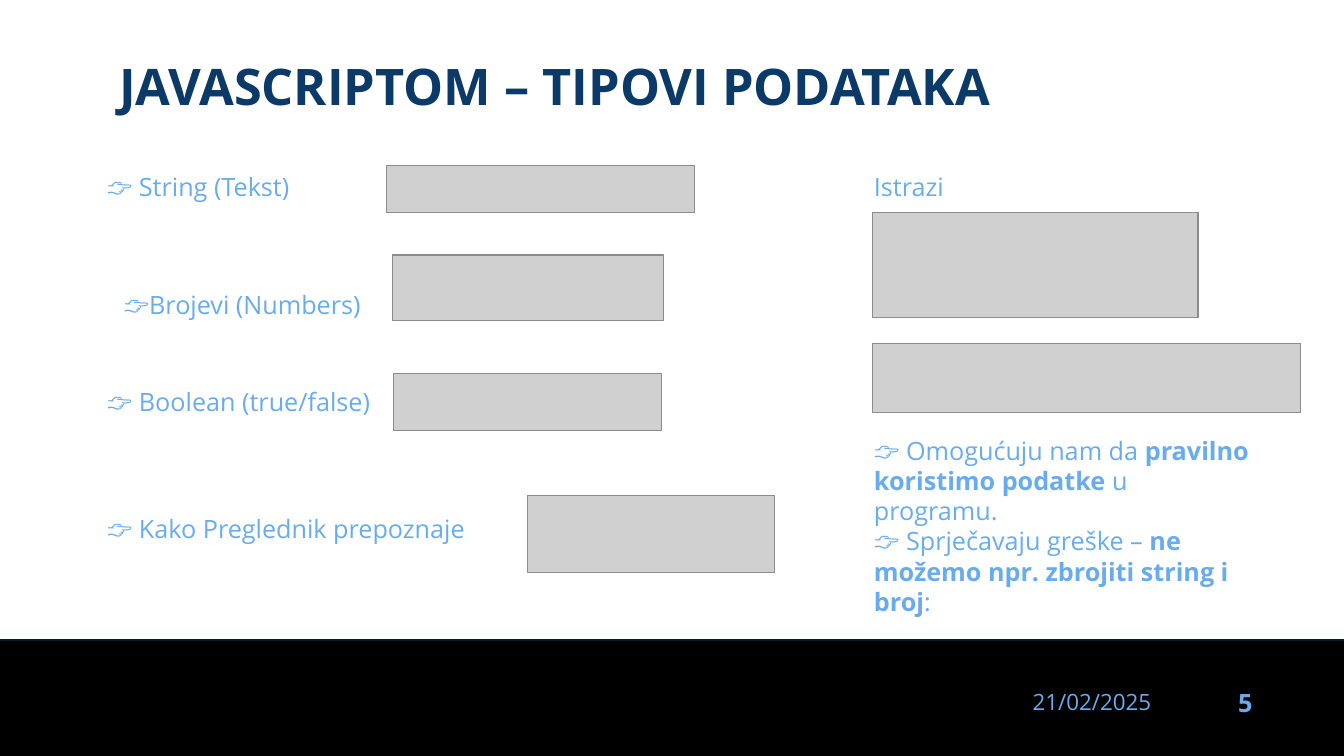
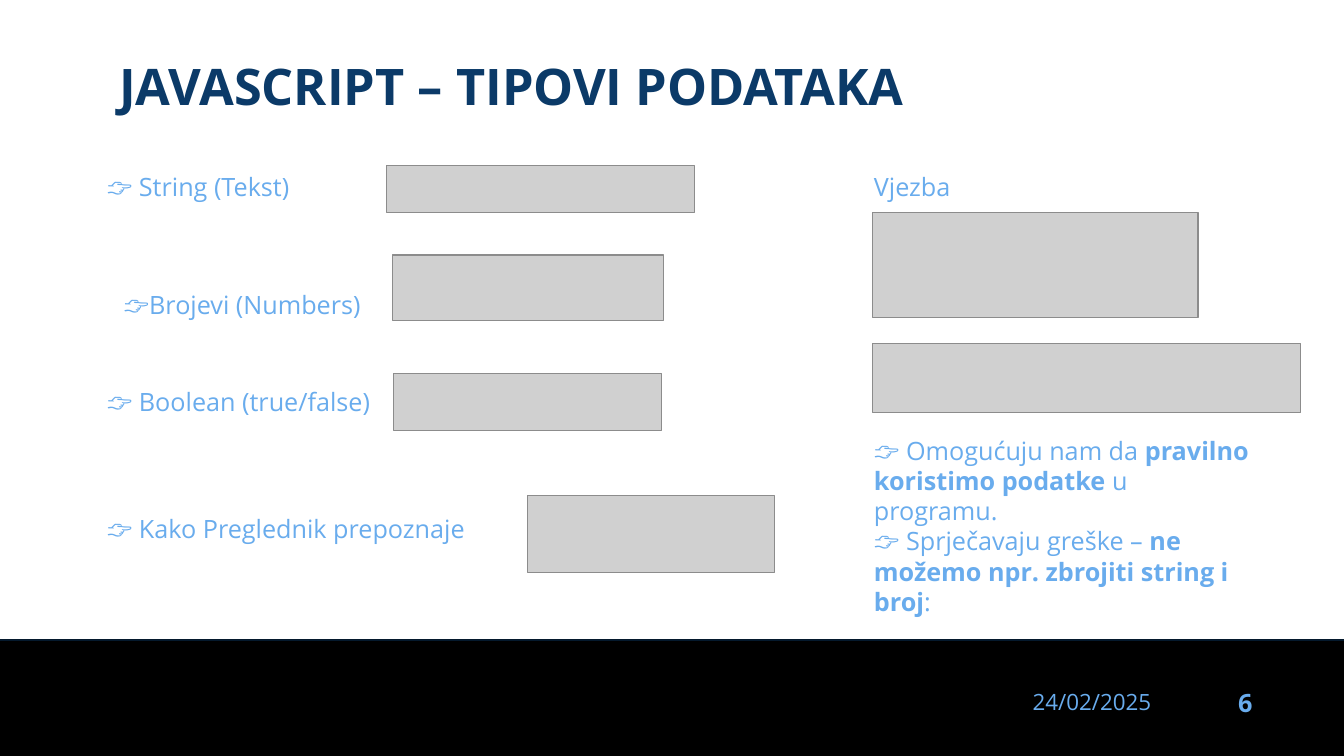
Before and after one commit to dinoDuvnjak/CTK, a slide deck: slide 6 of Bootcamp/javascript-uvod/javascript-uvod.pptx (slide 5 before the commit). Drawn at 1344x756 pixels with LibreOffice and Linux fonts; fonts in the diff are those of the drawing; grey boxes stand for pictures; background and template pictures are left out. Boxes give left, top, right and bottom in pixels: in the first picture for what was removed or moved away, otherwise in the second. Text is boxed around its words. In the diff, an @@ line names an element or a change of style, - is before the commit and + after.

Commit message:
Javascript gotov

```diff
--- a/Bootcamp/javascript-uvod/javascript-uvod.pptx
+++ b/Bootcamp/javascript-uvod/javascript-uvod.pptx
@@ text at (119,68,904,116): text changed @@
-JAVASCRIPTOM – TIPOVI PODATAKA
+JAVASCRIPT – TIPOVI PODATAKA
@@ text at (874,177,950,202): text changed @@
-Istrazi
+Vjezba
@@ text at (1033,693,1151,711): text changed @@
-21/02/2025
+24/02/2025
@@ page number at (1238,694,1252,713): text changed @@
-5
+6
```
Also in this commit, not shown: 3 other slides changed, 31 slides added, 39 slides removed, 6 other files.
